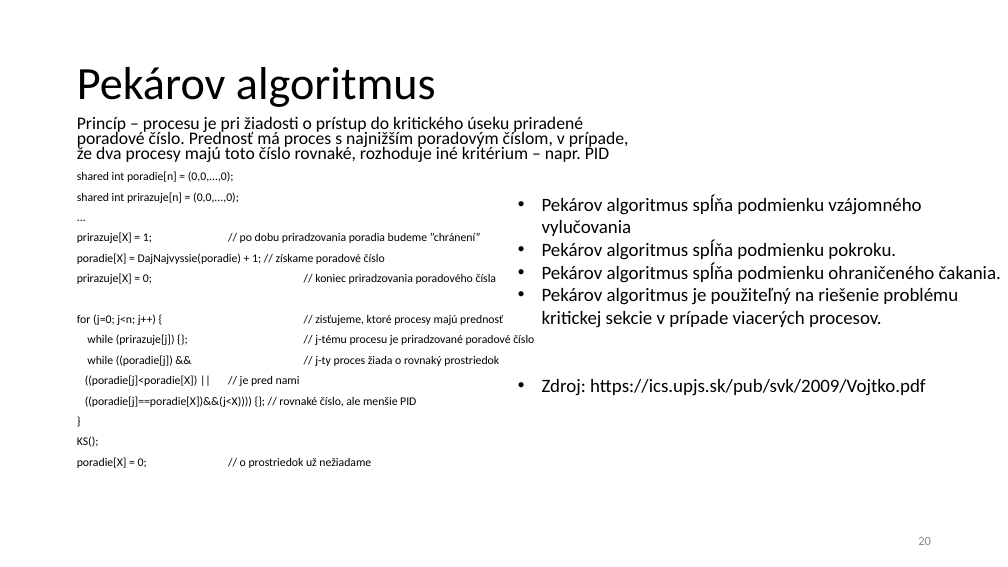
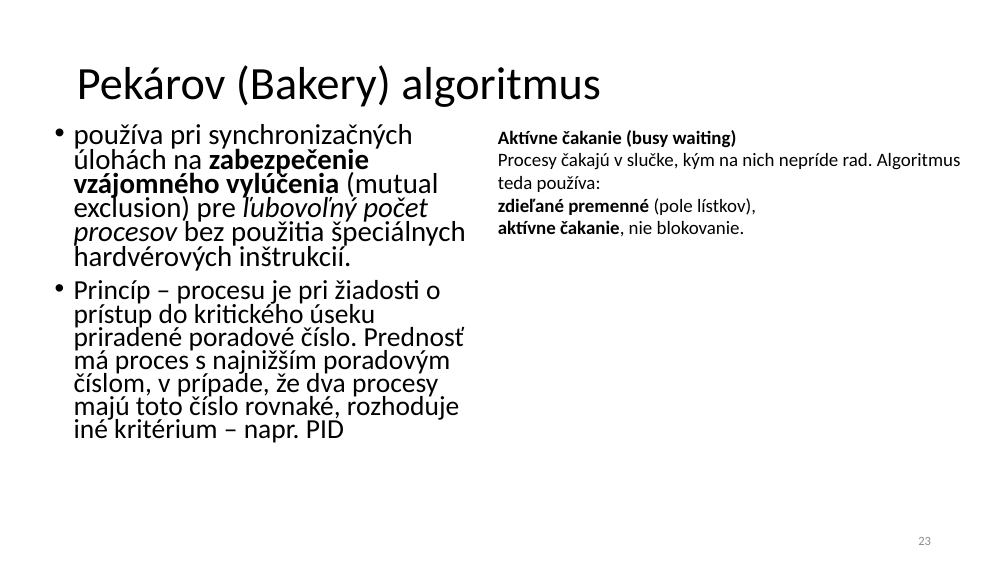
Before and after one commit to jb23lm87/OS-prednasky, a slide deck: slide 23 of OS 2 Úvod do paralélnych procesov a synchronizácie.pptx (slide 20 before the commit). Drawn at 1008x567 pixels with LibreOffice and Linux fonts; fonts in the diff are those of the drawing. Boxes give left, top, right and bottom in pixels: in the first picture for what was removed or moved away, otherwise in the second. Text is boxed around its words. In the diff, an @@ line names an element or a change of style, - is before the commit and + after.

```diff
--- a/OS 2 Úvod do paralélnych procesov a synchronizácie.pptx
+++ b/OS 2 Úvod do paralélnych procesov a synchronizácie.pptx
@@ title at [77,65,601,107]: text changed @@
-Pekárov algoritmus
+Pekárov (Bakery) algoritmus
@@ text "používa pri synchronizačných úlohách na ...": place and size @@
-text "používa pri synchronizačných úlohách na ..." at [77,116,629,468]
+text "používa pri synchronizačných úlohách na ..." at [74,124,466,443]
@@ text at [74,124,466,271]: paragraph added @@
+• používa pri synchronizačných úlohách na zabezpečenie vzájomného vylúčenia (mutual exclusion) pre ľubovoľný počet procesov bez použitia špeciálnych hardvérových inštrukcií.
@@ text at [498,130,961,237]: text changed @@
-• Pekárov algoritmus spĺňa podmienku vzájomného vylučovania
-• Pekárov algoritmus spĺňa podmienku pokroku.
-• Pekárov algoritmus spĺňa podmienku ohraničeného čakania.
-• Pekárov algoritmus je použiteľný na riešenie problému kritickej sekcie v prípade viacerých procesov.
-• Zdroj: https://ics.upjs.sk/pub/svk/2009/Vojtko.pdf
+Aktívne čakanie (busy waiting)
+Procesy čakajú v slučke, kým na nich nepríde rad. Algoritmus teda používa:
+zdieľané premenné (pole lístkov),
+aktívne čakanie, nie blokovanie.
@@ text at [77,171,534,468]: paragraphs removed @@
-shared int poradie[n] = (0,0,...,0);
-shared int prirazuje[n] = (0,0,...,0);
-...
-prirazuje[X] = 1; // po dobu priradzovania poradia budeme ”chránení”
-poradie[X] = DajNajvyssie(poradie) + 1; // získame poradové číslo
-prirazuje[X] = 0; // koniec priradzovania poradového čísla
-for (j=0; j<n; j++) { // zisťujeme, ktoré procesy majú prednosť
-while (prirazuje[j]) {}; // j-tému procesu je priradzované poradové číslo
-while ((poradie[j]) && // j-ty proces žiada o rovnaký prostriedok
-((poradie[j]<poradie[X]) || // je pred nami
-((poradie[j]==poradie[X])&&(j<X)))) {}; // rovnaké číslo, ale menšie PID
-}
-KS();
-poradie[X] = 0; // o prostriedok už nežiadame
@@ text at [74,280,465,443]: size 16.8 to 26.2 pt in "Princíp – procesu je pri žiadosti o ..."; bullet none to • @@
@@ page number at [918,537,931,545]: text changed @@
-20
+23
```
Also in this commit, not shown: 13 other slides changed, 7 slides added, 8 slides removed.
